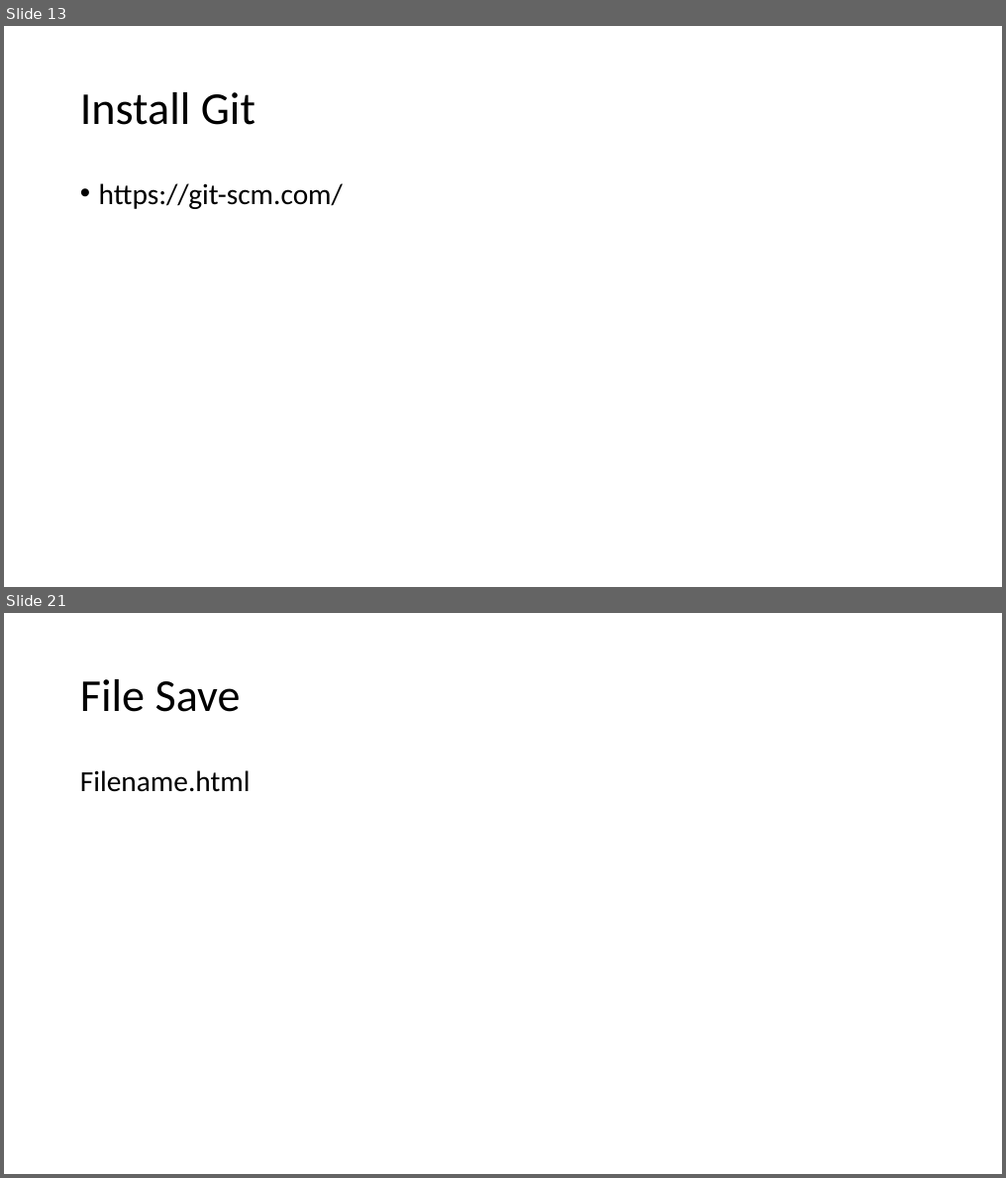
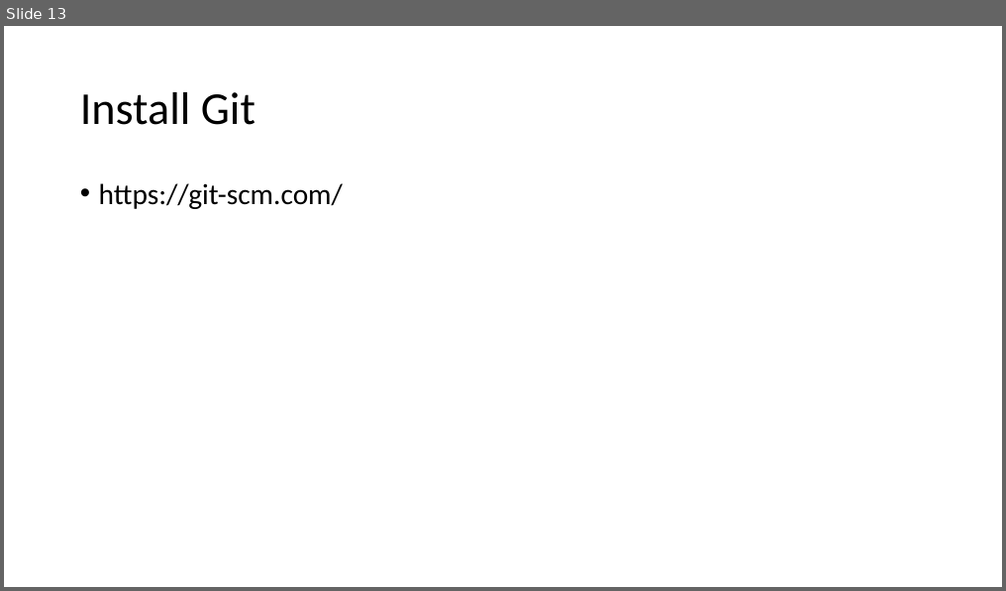
Before and after one commit to PiyushChaturvedii/Batch10, a slide deck: Git and Github.pptx. Shown one above the other, each under a label of ours: slides 13 and 21 before the commit, slide 13 after it; the slides between them are not shown. The pictures are 1006x1178 and 1006x591 pixels, drawn with LibreOffice and Linux fonts; fonts in the diff are those of the drawing. Boxes give left, top, right and bottom in pixels: in the first picture for what was removed or moved away, otherwise in the second. Text is boxed around its words. In the diff, an @@ line names an element or a change of style, - is before the commit and + after.

Commit message:
html

```diff
--- a/Git and Github.pptx
+++ b/Git and Github.pptx
@@ slide 21 removed at (4, 613, 1002, 1174), background #FFFFFF @@
@@ title removed at (80, 679, 241, 712) @@
-File Save
@@ text removed at (80, 770, 251, 792) @@
-Filename.html
```
Also in this commit, not shown: 1 slide added, 10 other slides removed, 7 other files.
